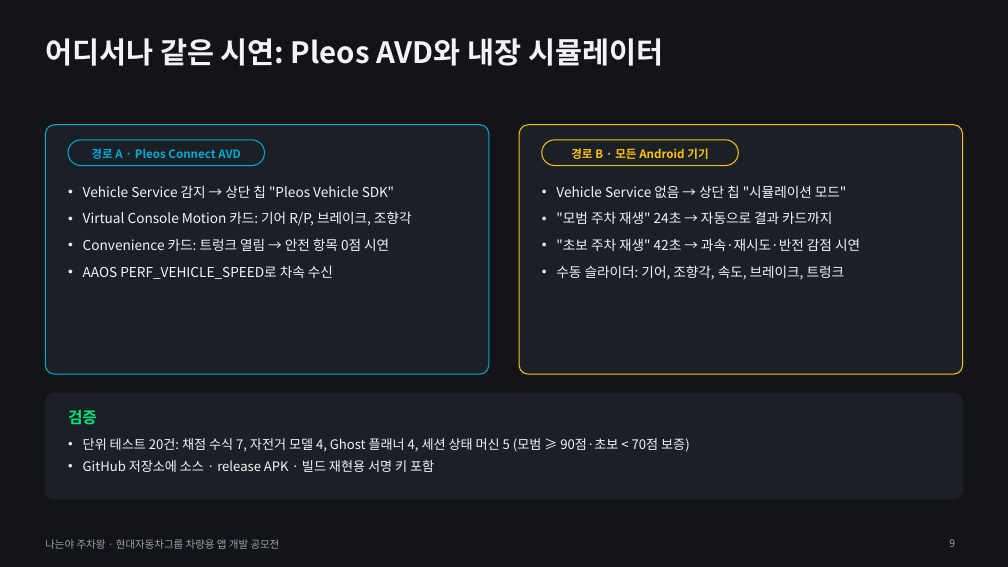
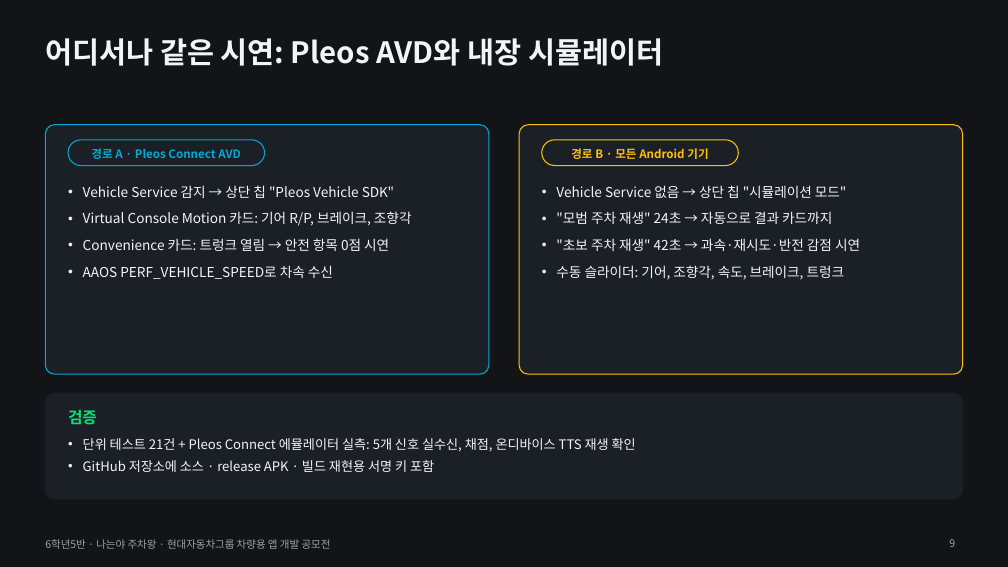
Before and after one commit to skyworker104/pleos-steerin, a slide deck: slide 9 of 나는야_주차왕_발표자료_v2.pptx. Drawn at 1008x567 pixels with LibreOffice and Linux fonts; fonts in the diff are those of the drawing. Boxes give left, top, right and bottom in pixels: in the first picture for what was removed or moved away, otherwise in the second. Text is boxed around its words. In the diff, an @@ line names an element or a change of style, - is before the commit and + after.

```diff
--- a/나는야_주차왕_발표자료_v2.pptx
+++ b/나는야_주차왕_발표자료_v2.pptx
@@ text at bbox=[83, 438, 636, 451]: text changed @@
-• 단위 테스트 20건: 채점 수식 7, 자전거 모델 4, Ghost 플래너 4, 세션 상태 머신 5 (모범 ≥ 90점·초보 < 70점 보증)
+• 단위 테스트 21건 + Pleos Connect 에뮬레이터 실측: 5개 신호 실수신, 채점, 온디바이스 TTS 재생 확인
@@ text at bbox=[45, 539, 331, 549]: text changed @@
-나는야 주차왕 · 현대자동차그룹 차량용 앱 개발 공모전
+6학년5반 · 나는야 주차왕 · 현대자동차그룹 차량용 앱 개발 공모전
```
Also in this commit, not shown: 10 other slides changed, 15 other files.
